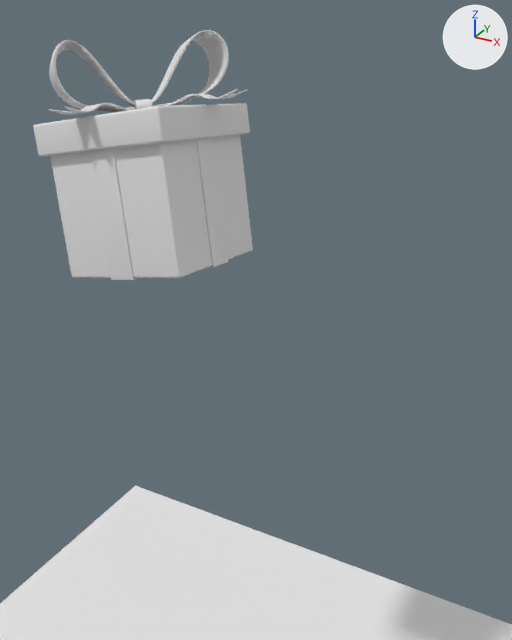
A saved change to the glTF model public/models/present.glb.
The view is the same before and after, from a 50 mm lens placed at (6.35, -8.44, 12.6), pointed at (2.4, -1.25, 9.0). The lights are fixed; the arrows at upper right show +X, +Y and +Z. Where no turn or scale is listed for an object, it has been applied to the vertices. Vertices at the same position are counted once.

The first picture shows 'Box Tie A', 'Box Tie B', 'EndL_Static', 'EndR_Static', 'Floor', 'Present Box', 'Present Top', 'Ribbon'.
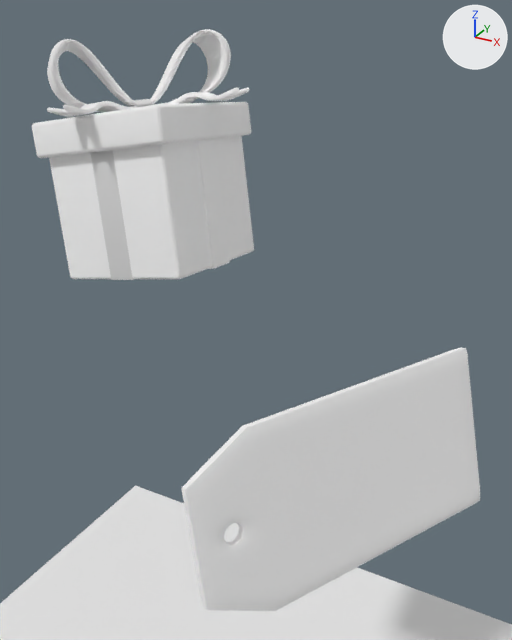
Commit message: Add Santee Tag

What differs and where, as boxes (x1, y1, x2, y2) in the pictures (512 x 640 px):
'SanteeTag', added: after (182, 347, 480, 611)
'Present Box', reshaped: before (50, 135, 253, 278); after (49, 136, 254, 279)
'Present Top', reshaped: before (33, 103, 250, 157); after (32, 102, 251, 158)
'Ribbon', reshaped: before (49, 30, 229, 111); after (47, 29, 231, 112)
'EndL_Static', reshaped (31% taller): before (49, 103, 134, 115); after (47, 101, 133, 117)
'EndR_Static', reshaped: before (164, 89, 248, 106); after (165, 87, 250, 104)
part 1 of me_box, added: after (49, 136, 254, 279)
part 2 of me_top, added: after (32, 102, 251, 158)
part 3 of me_plane_006, added: after (47, 101, 133, 117)
part 4 of me_plane_007, added: after (165, 87, 250, 104)
part 5 of me_cube_016, added: after (47, 29, 231, 112)

Edits to the bpy script that builds the scene:
```text
Add mat_outline:
    mat_outline = principled_material('Outline')
    mat_outline.base_color = (1.0, 1.0, 1.0)  # white #ffffff
    mat_outline.metallic = 1.0
    mat_outline.roughness = 1.0
Add mat_tag:
    mat_tag = principled_material('Tag')
    mat_tag.base_color = (0.8, 0.8, 0.8)  # white #e7e7e7
Change me_box:
    used by ob_present_box; location = (0.0, 0.0, 10.0); rotation_euler = (-0.0873, -0.175, 0.0), in degrees (-5, -10, 0)
    remove me_box.from_pydata(...)  # 428 vertices, 852 faces; spans x -1.0..1.0, y -1.0..1.0, z -1.0..1.0
    add me_box.from_pydata(...)  # 860 vertices, 1712 faces; spans x -1.02..1.02, y -1.02..1.02, z -1.02..1.02
    me_box part 1: a new loose piece of 432 vertices spanning x -1.02..1.02, y -1.02..1.02, z -1.02..1.02
    add me_box.materials.append(mat_outline)  # white #ffffff
Change me_top:
    used by ob_present_top; parent = ob_present_box; location = (0.0, 0.0, 1.0); rotation_euler = (0.0, -3.142, 0.0), in degrees (0, -180, 0); scale = (1.06, 1.06, 1.06)
    remove me_top.from_pydata(...)  # 428 vertices, 852 faces; spans x -1.05..1.05, y -1.05..1.05, z -0.21..0.21
    add me_top.from_pydata(...)  # 860 vertices, 1712 faces; spans x -1.07..1.07, y -1.07..1.07, z -0.23..0.23
    me_top part 2: a new loose piece of 432 vertices spanning x -1.07..1.07, y -1.07..1.07, z -0.23..0.23, in mat_outline (white #ffffff)
    add me_top.materials.append(mat_outline)  # white #ffffff
Change me_plane_006:
    used by ob_endl_static; location = (-0.3, -0.74, 11.2)
    remove me_plane_006.from_pydata(...)  # 378 vertices, 752 faces; spans x -0.28..0.2, y -0.69..0.9, z -0.01..0.26
    add me_plane_006.from_pydata(...)  # 756 vertices, 1504 faces; spans x -0.29..0.21, y -0.72..0.93, z -0.03..0.28
    me_plane_006 part 3: a new loose piece of 378 vertices spanning x -0.29..0.21, y -0.72..0.93, z -0.03..0.28, in mat_outline (white #ffffff)
    add me_plane_006.materials.append(mat_outline)  # white #ffffff
Change me_plane_007:
    used by ob_endr_static; location = (0.72, 0.16, 11.3)
    remove me_plane_007.from_pydata(...)  # 378 vertices, 752 faces; spans x -0.9..0.67, y -0.18..0.24, z -0.09..0.31
    add me_plane_007.from_pydata(...)  # 756 vertices, 1504 faces; spans x -0.92..0.69, y -0.19..0.25, z -0.11..0.34
    me_plane_007 part 4: a new loose piece of 378 vertices spanning x -0.92..0.69, y -0.19..0.25, z -0.11..0.34, in mat_outline (white #ffffff)
    add me_plane_007.materials.append(mat_outline)  # white #ffffff
Change me_cube_016:
    used by ob_ribbon; parent = ob_present_top; location = (0.0, 0.0, -0.511); rotation_euler = (-3.142, 0.0, -0.825), in degrees (-180, 0, -47); scale = (-0.661, -0.315, -0.235)
    remove me_cube_016.from_pydata(...)  # 5120 vertices, 10240 faces; spans x -1.72..1.79, y -1.61..1.61, z -2.77..1.0
    add me_cube_016.from_pydata(...)  # 10240 vertices, 20480 faces; spans x -1.76..1.83, y -1.65..1.65, z -2.81..1.04
    me_cube_016 part 5: a new loose piece of 5120 vertices spanning x -1.76..1.83, y -1.65..1.65, z -2.81..1.04, in mat_outline (white #ffffff)
    add me_cube_016.materials.append(mat_outline)  # white #ffffff
Add me_santeetag:
    me_santeetag.from_pydata(...)  # 4328 vertices, 8656 faces; spans x -1.11..1.18, y -1.9..1.95, z -1.01..1.01
    # faces by material slot: [4328, 4328]
    me_santeetag.materials.append(mat_tag)  # white #e7e7e7
    me_santeetag.materials.append(mat_outline)  # white #ffffff
Add ob_santeetag:
    ob_santeetag = bpy.data.objects.new('SanteeTag', me_santeetag)
    ob_santeetag.location = (4.1, -2.1, 7.71)
```
